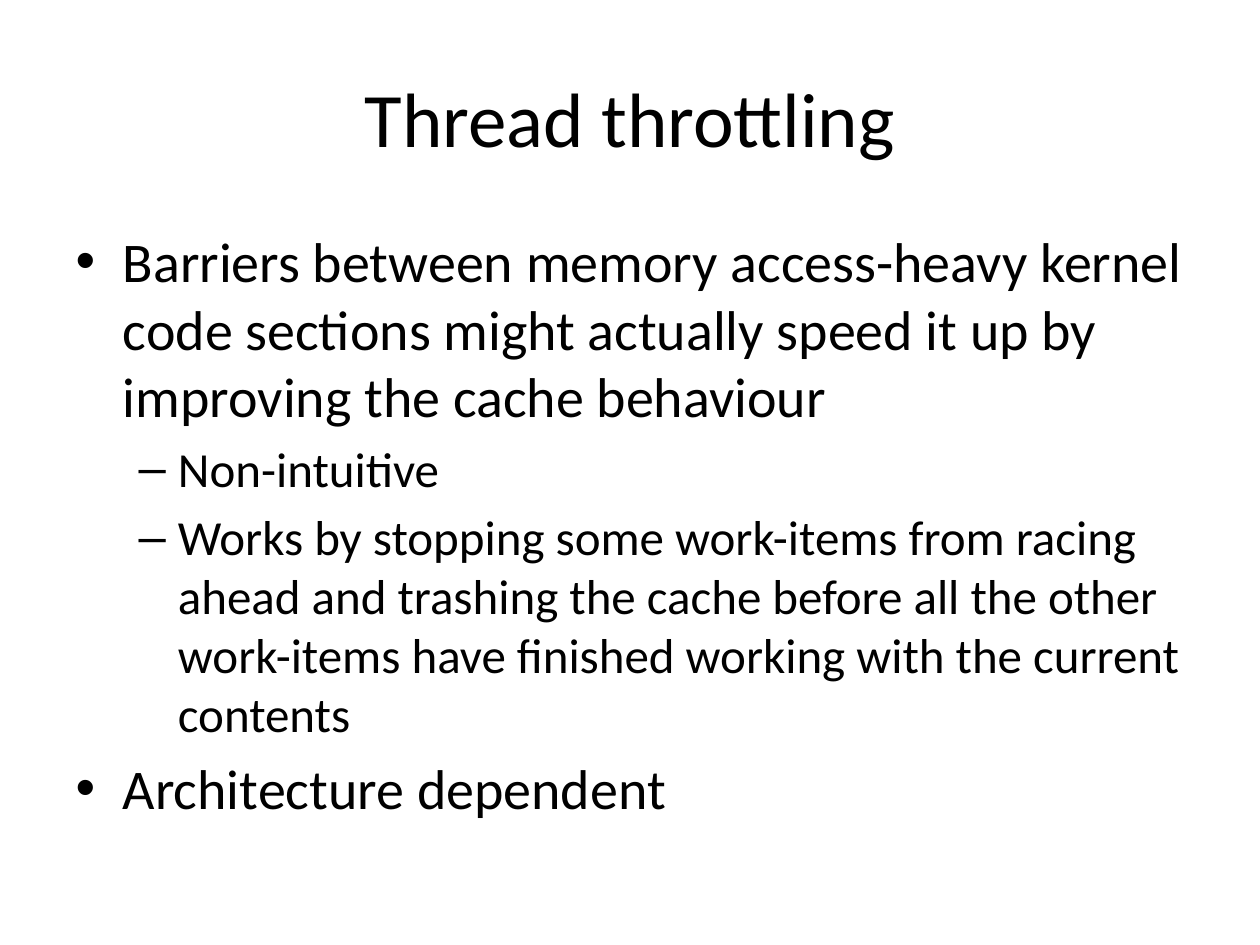
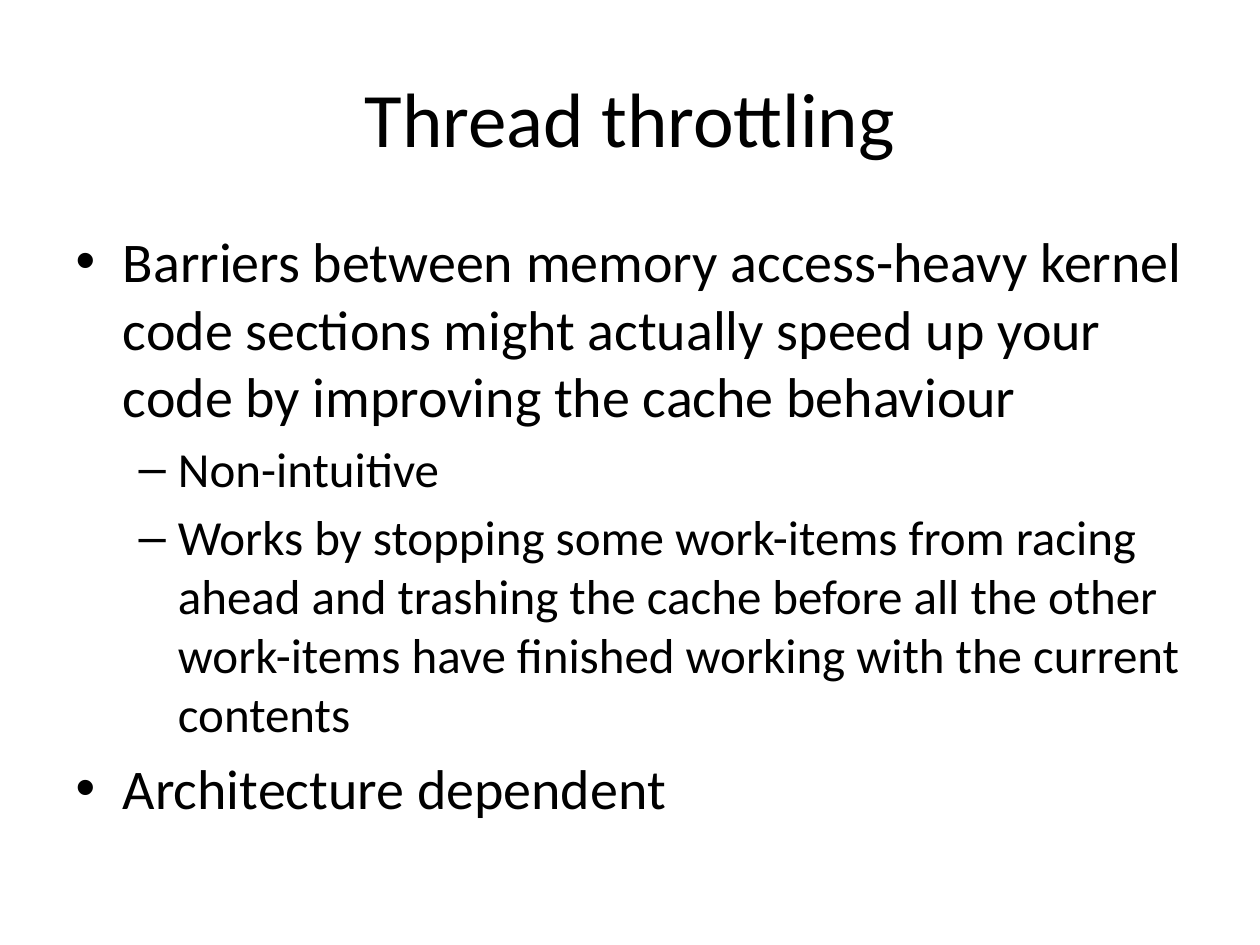
Before and after one commit to UoB-HPC/opencl-training-code, a slide deck: slide 63 of slides/advanced_part3.pptx. Drawn at 1260x945 pixels with LibreOffice and Linux fonts; fonts in the diff are those of the drawing. Boxes give left, top, right and bottom in pixels: in the first picture for what was removed or moved away, otherwise in the second. Text is boxed around its words. In the diff, an @@ line names an element or a change of style, - is before the commit and + after.

```diff
--- a/slides/advanced_part3.pptx
+++ b/slides/advanced_part3.pptx
@@ text at (123, 243, 1181, 427): text changed @@
-• Barriers between memory access-heavy kernel code sections might actually speed it up by improving the cache behaviour
+• Barriers between memory access-heavy kernel code sections might actually speed up your code by improving the cache behaviour
```
Also in this commit, not shown: 4 other slides changed, 1 slide added.
